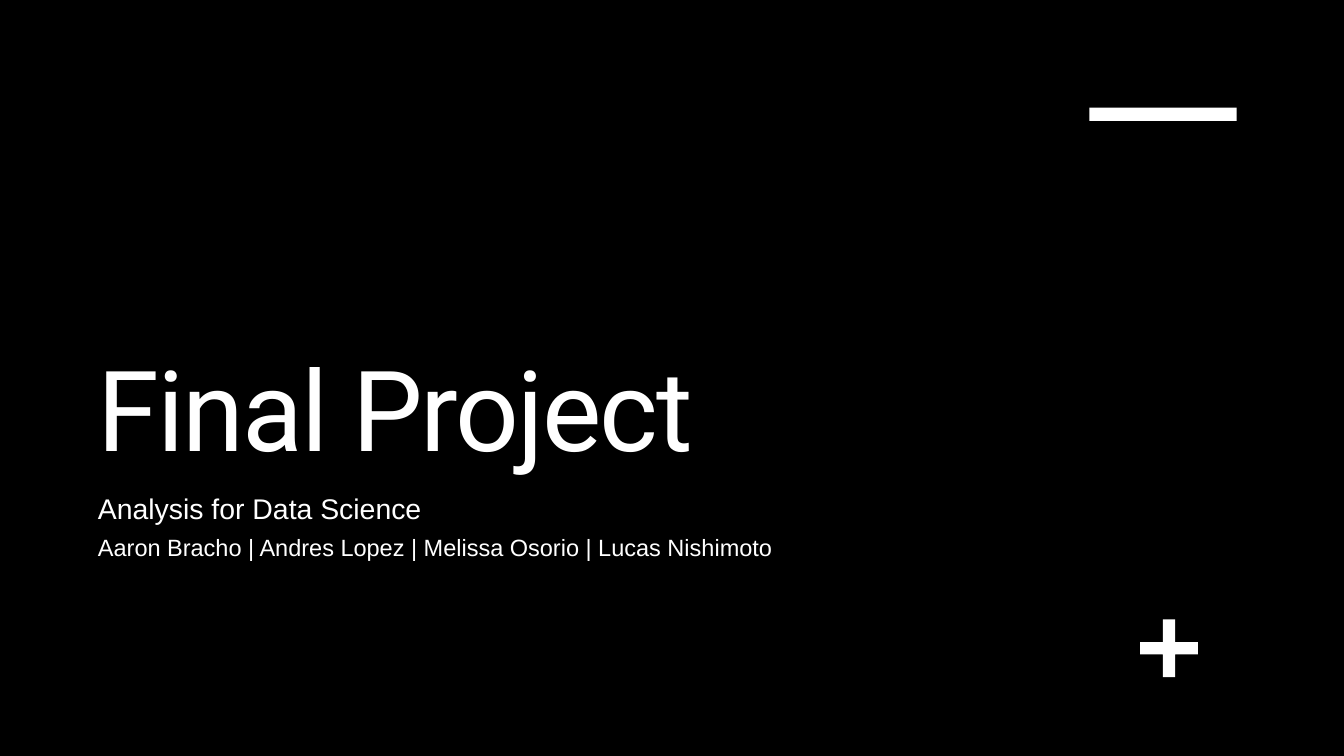
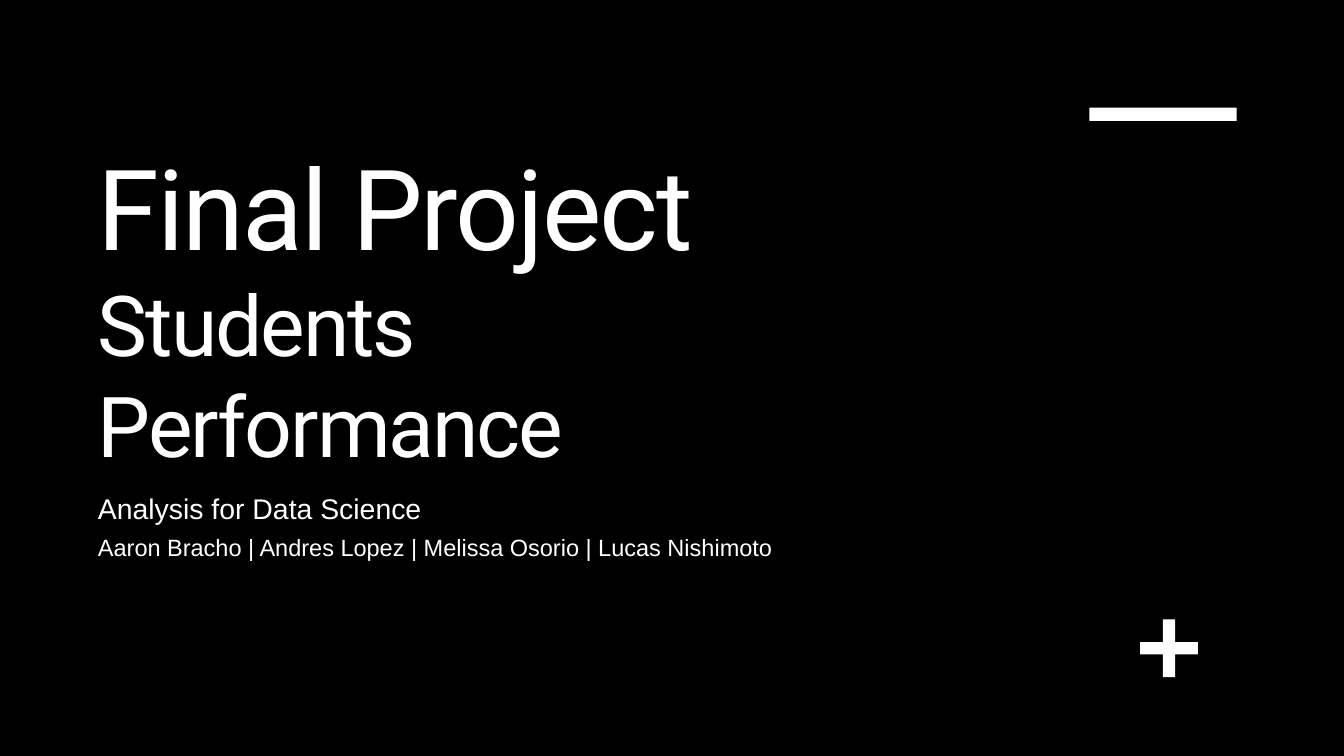
Before and after one commit to Lucasyuki01/DS204-FinalProject, a slide deck: slide 1 of notebooks/Group2_DS204_Slides.pptx. Drawn at 1344x756 pixels with LibreOffice and Linux fonts; fonts in the diff are those of the drawing; background and template pictures are left out. Boxes give left, top, right and bottom in pixels: in the first picture for what was removed or moved away, otherwise in the second. Text is boxed around its words. In the diff, an @@ line names an element or a change of style, - is before the commit and + after.

```diff
--- a/notebooks/Group2_DS204_Slides.pptx
+++ b/notebooks/Group2_DS204_Slides.pptx
@@ title at bbox=[98, 166, 692, 458]: text changed; size 80 to 60 pt @@
-Final Project
+Final Project
+Students Performance
```
Also in this commit, not shown: 1 other slide changed, 1 slide added, 1 slide removed, 2 other files.
